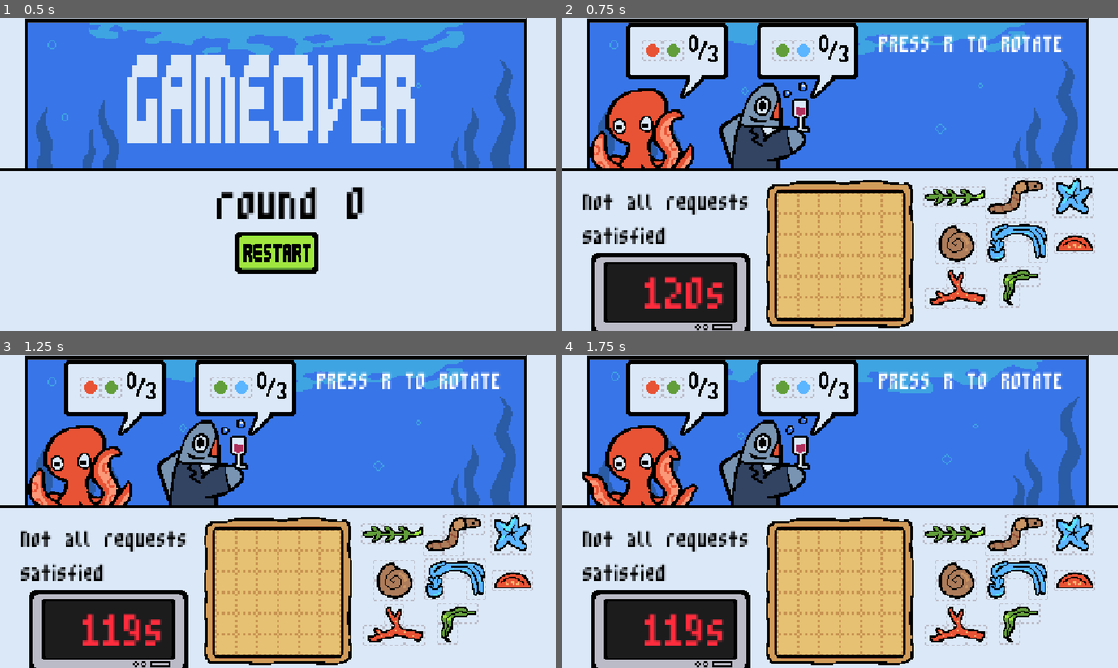
Above: before the commit, frames 1-4 (two rows, left to right).
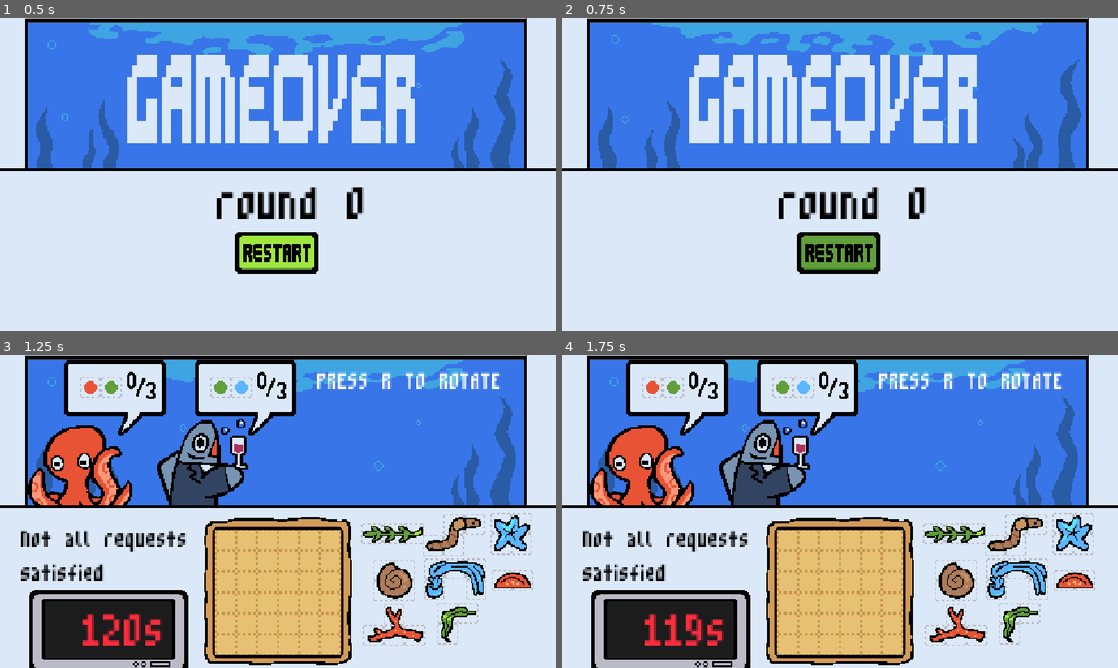
Above: after the commit, the same moments.

Repository: pavenpaven/gamejam-2026
Game: Godot game, scene res://Scenes/gameover.tscn
Same seed, same stepped clock (60 frames per second), same inputs: the game is played once before the commit and once after it. This scene is started directly instead of the project's main scene.
Inputs (mouse positions are in pixels of both pictures, inside the frame that each line leads up to):
- Up to frame 1 (0.5 s): no input
- Up to frame 2 (0.75 s): tap Enter at 0.5 s; move the mouse to (840, 252) at 0.52 s; tap R at 0.6 s; click (840, 252) at 0.67 s
- Up to frame 3 (1.25 s): no input
- Up to frame 4 (1.75 s): tap R at 1.25, 1.35 s; move the mouse to (1062, 524) at 1.27 s; click (1062, 524) at 1.42 s

Frame 1 is identical in both runs. In frame 2, 46% of the frame differs, in the area x 3-96%, y 1-100%; in frame 3, 0.3%; in frame 4, 2.3%.

Commit message:
Fixing various things added markers to show where it will land etc

Diff:
--- a/Scripts/Globals.gd
+++ b/Scripts/Globals.gd
@@ -14,6 +14,7 @@
 	"ingrediens_tomato.PNG",
 	"ingrediens_snail.PNG",
 	"ingrediens_straight_seaweed.PNG"]
+
 var ingredient_paths_background = [
 	"ingredient_worm_background.PNG",
 	"ingrediens_coral_background.PNG",
@@ -72,6 +73,9 @@
 
 var x_tex
 var slash_tex
+var green_text_box_tex
+var text_box_tex
+var dark_trans_tex
 
 func _ready():
 	randomize()
@@ -97,7 +101,9 @@
 	neigh_good_tex      = load("res://Assets/Textures/show_neighbor_good.PNG")
 	neigh_bad_tex       = load("res://Assets/Textures/show_neighbor_bad.PNG")
 	separate_symbol_tex = load("res://Assets/Textures/dialogue_seperate.PNG")
-
+	text_box_tex        = load("res://Assets/Textures/dialogue_box.PNG")
+	green_text_box_tex  = load("res://Assets/Textures/dialogue_box_green.PNG")
+	dark_trans_tex      = load("res://Assets/Textures/tile_dark_transparent.PNG")
 
 
 
--- a/Scripts/character.gd
+++ b/Scripts/character.gd
@@ -1,13 +1,14 @@
 extends Node2D
 
-@onready var sprite = $AnimatedSprite2D
-@onready var mes1   = $Message1
-@onready var mes2   = $Message2
-@onready var mes3   = $Message3
-@onready var mes4   = $Message4
-@onready var mes5   = $Message5
-@onready var face   = $Face
-@onready var text   = $Text
+@onready var sprite  = $AnimatedSprite2D
+@onready var mes1    = $Message1
+@onready var mes2    = $Message2
+@onready var mes3    = $Message3
+@onready var mes4    = $Message4
+@onready var mes5    = $Message5
+@onready var face    = $Face
+@onready var text    = $Text
+@onready var textbox = $Textbox
 
 
 var character_id
--- a/Scripts/game.gd
+++ b/Scripts/game.gd
@@ -14,6 +14,8 @@
 	, $Ingredient7, $Ingredient8]
 
 
+var markers = []
+
 var can_serve = false
 var characters = []
 var challange
@@ -24,6 +26,14 @@
 # Called when the node enters the scene tree for the first time.
 func _ready() -> void:
 	Globals.rounds_done = 0
+	for i in range(5):
+		var sp = Sprite2D.new()
+		sp.texture = Globals.dark_trans_tex
+		sp.position = Vector2(1000,1000)
+		markers.append(sp)
+		add_child(sp)
+
+
 	generate_challange()
 	print_challange()
 	update_faces()
@@ -215,9 +225,13 @@
 	else:
 		button.z_index = -1
 
+	for i in markers:
+		i.position = Vector2(1000, 1000)
+
 	for ingredient in ingredients:
 		if ingredient.grabbed:
 			ingredient.position = get_real_pos(get_viewport().get_mouse_position()) + ingredient.grab_vec
+			baby_placy(ingredient)
 
 func get_tile_pos(ingredient, pos):
 	var points = []
@@ -241,6 +255,7 @@
 
 func update_faces():
 	update_can_serve()
+	timer.paused = can_serve
 	for i in range(len(challange)):
 		var req = challange[i]
 		if req["type"] == 0:
@@ -250,19 +265,43 @@
 			if between >= req["num"]:
 				chara.sprite.animation = "happy_" + str(chara.character_id)
 				chara.face.z_index = 1
+				chara.textbox.texture  = Globals.green_text_box_tex
 			else:
 				chara.sprite.animation = "normal_" + str(chara.character_id)
 				chara.face.z_index = -1
+				chara.textbox.texture  = Globals.text_box_tex
 			chara.mes5.texture = Globals.num_texs[between]
 		if req["type"] == 1:
 			if satisfied(req):
 				var chara = characters[i]
 				chara.sprite.animation = "happy_" + str(chara.character_id)
 				chara.face.z_index = 1
+				chara.textbox.texture  = Globals.green_text_box_tex
 			else:
 				var chara = characters[i]
 				chara.sprite.animation = "angry_" + str(chara.character_id)
 				chara.face.z_index = -1
+				chara.textbox.texture  = Globals.green_text_box_tex
+
+func baby_placy(ingredient):
+	var pos = (ingredient.position - board.position) / board.tilesz
+	if pos.x > 0 && pos.x < board.width && pos.y > 0 && pos.y < board.width:
+		var center = ingredient.centroid()
+
+#"		var new_center = Globals.midpoint(points)
+		var points = get_tile_pos(ingredient, round(pos - center - Vector2(0.5,0.5)))
+		for i in len(points):
+			var pnt = points[i]
+			markers[i].position = pnt * 16 + board.position + Vector2(8,8)
+
+		var bad = false
+		for i in points:
+			if not (i.x >= 0 && i.y >= 0 && i.x < 6 && i.y < 6):
+				bad = true
+		if bad:
+			for i in markers:
+				i.position = Vector2(1000,1000)
+
 
 func drop(ingredient):
 	var pos = (ingredient.position - board.position) / board.tilesz
@@ -306,7 +345,9 @@
 
 func _input(event):
 	if event is InputEventMouseButton:
-		pass
+		if event.button_index == 1:
+			if not event.pressed:
+				buttonclick.z_index = -1
 
 func score():
 	var points = 0
@@ -321,16 +362,19 @@
 func _button_event(viewport: Node, event: InputEvent, shape_idx: int) -> void:
 	if event is InputEventMouseButton:
 		if event.button_index == 1:
-			if event.pressed && can_serve:
-				generate_challange()
-				print_challange()
-				board.reset_tiles()
-				update_faces()
-				buttonclick.z_index = 2
-				for i in ingredients:
-					i.reset()
-			else:
-				buttonclick.z_index = 0
+			if can_serve:
+				if event.pressed:
+					buttonclick.z_index = 2
+				else:
+					generate_challange()
+					print_challange()
+					board.reset_tiles()
+					update_faces()
+					for i in ingredients:
+						i.reset()
+					buttonclick.z_index = -1
+
+
 
 
 
--- a/Scripts/gameover.gd
+++ b/Scripts/gameover.gd
@@ -1,6 +1,7 @@
 extends Node2D
 
 @onready var roundtext = $Roundtext
+@onready var buttonpressed = $Buttonpressed
 
 # Called when the node enters the scene tree for the first time.
 func _ready() -> void:
@@ -10,4 +11,13 @@
 	if event is InputEventMouseButton:
 		if event.button_index == 1:
 			if event.pressed:
+				buttonpressed.z_index = 1
+			else:
+				buttonpressed.z_index = -1
 				get_tree().change_scene_to_file("res://Scenes/game.tscn")
+
+func _input(event):
+	if event is InputEventMouseButton:
+		if event.button_index == 1:
+			if not event.pressed:
+				buttonpressed.z_index = -1
